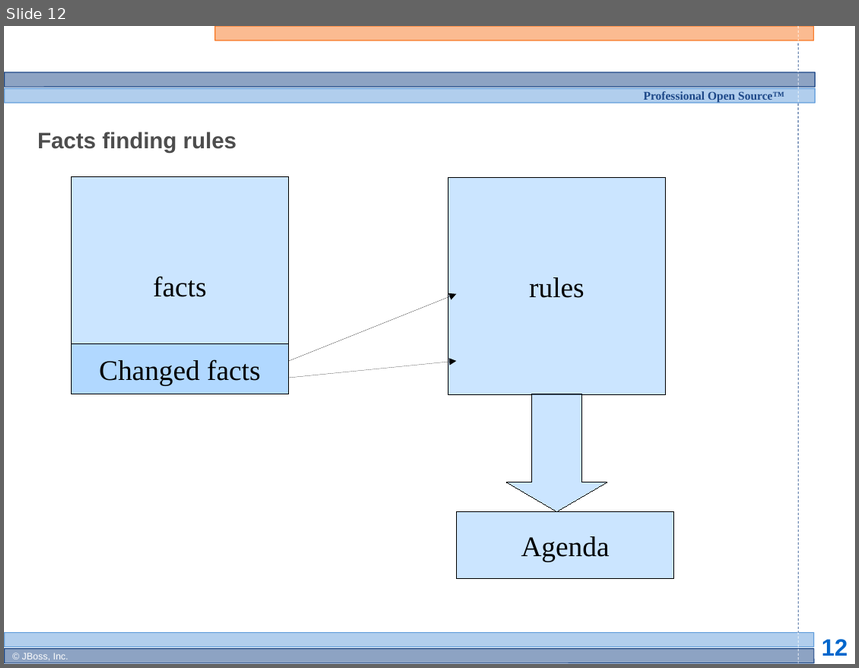
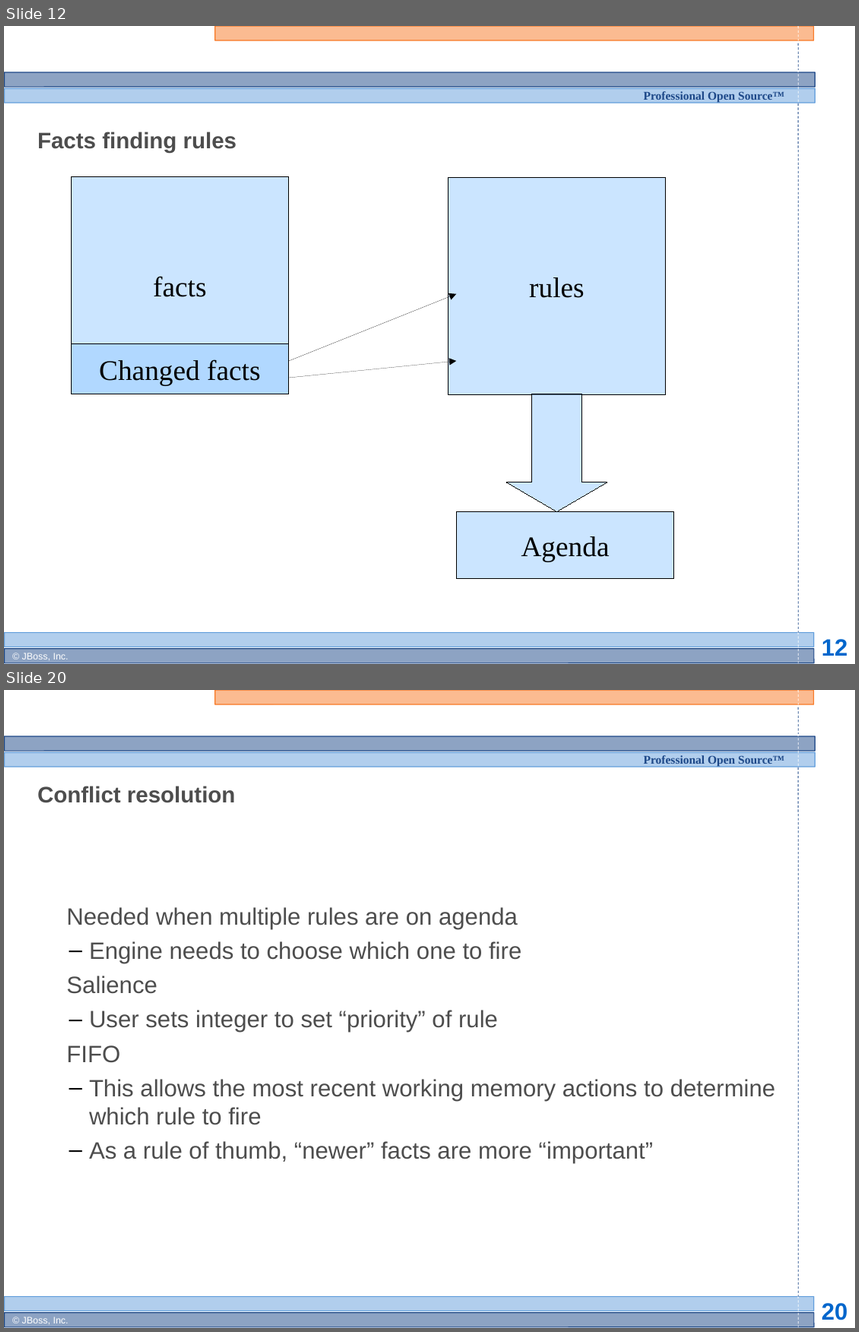
Before and after one commit to bobmcwhirter/drools, a slide deck: documentation/training/developers-course/Module 3 - Rule Engine Concepts 1.odp. Shown one above the other, each under a label of ours: slide 12 before the commit, slides 12 and 20 after it; the slides between them are not shown. The pictures are 859x668 and 859x1332 pixels, drawn with LibreOffice and Linux fonts; fonts in the diff are those of the drawing; background and template pictures are left out. Boxes give left, top, right and bottom in pixels: in the first picture for what was removed or moved away, otherwise in the second. Text is boxed around its words. In the diff, an @@ line names an element or a change of style, - is before the commit and + after.

```diff
--- a/documentation/training/developers-course/Module 3 - Rule Engine Concepts 1.odp
+++ b/documentation/training/developers-course/Module 3 - Rule Engine Concepts 1.odp
@@ slide 20 added at bbox=[4, 690, 855, 1328], background #FFFFFF; not listed: 13 template elements that a slide beside it also shows @@
@@ title added at bbox=[37, 786, 235, 803], 19 pt, text #4D4D4D, bold @@
+Conflict resolution
@@ subtitle added at bbox=[66, 907, 775, 1163], 20 pt, text #4D4D4D @@
+  Needed when multiple rules are on agenda
+  – Engine needs to choose which one to fire
+  Salience
+  – User sets integer to set “priority” of rule
+  FIFO
+  – This allows the most recent working memory actions to determine which rule to fire
+  – As a rule of thumb, “newer” facts are more “important”
```
Also in this commit, not shown: 7 other slides added.
